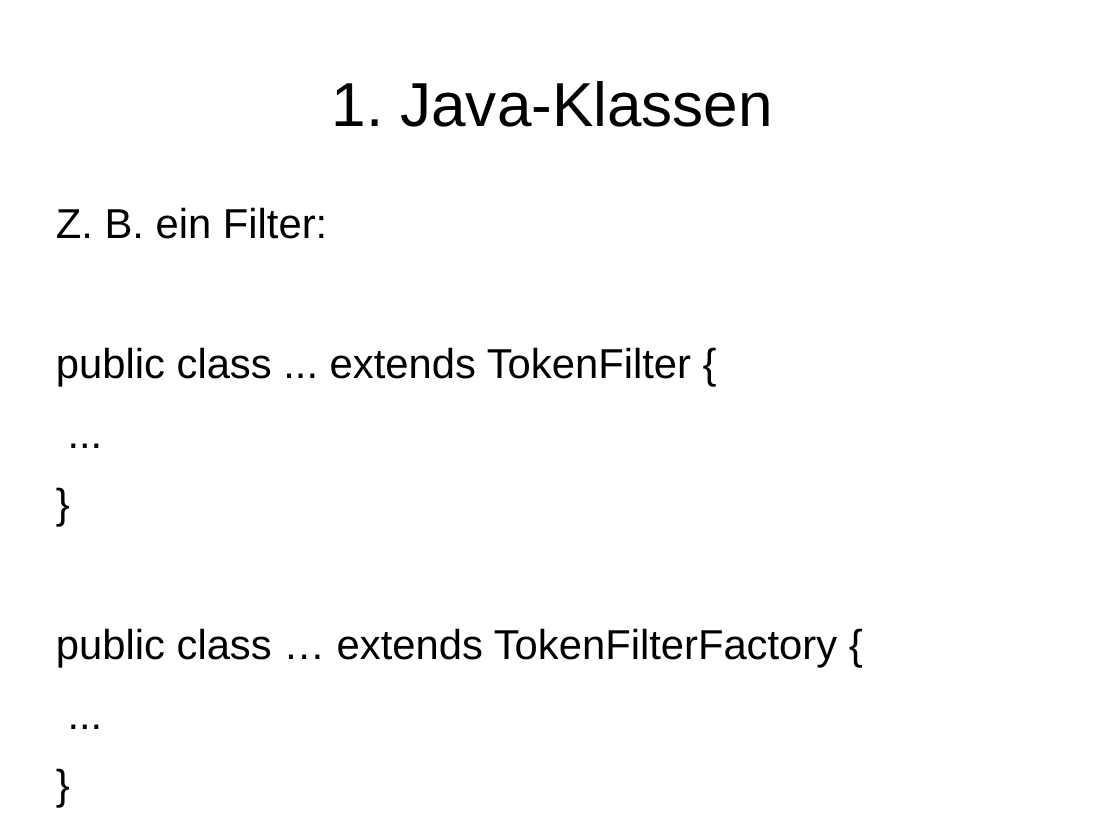
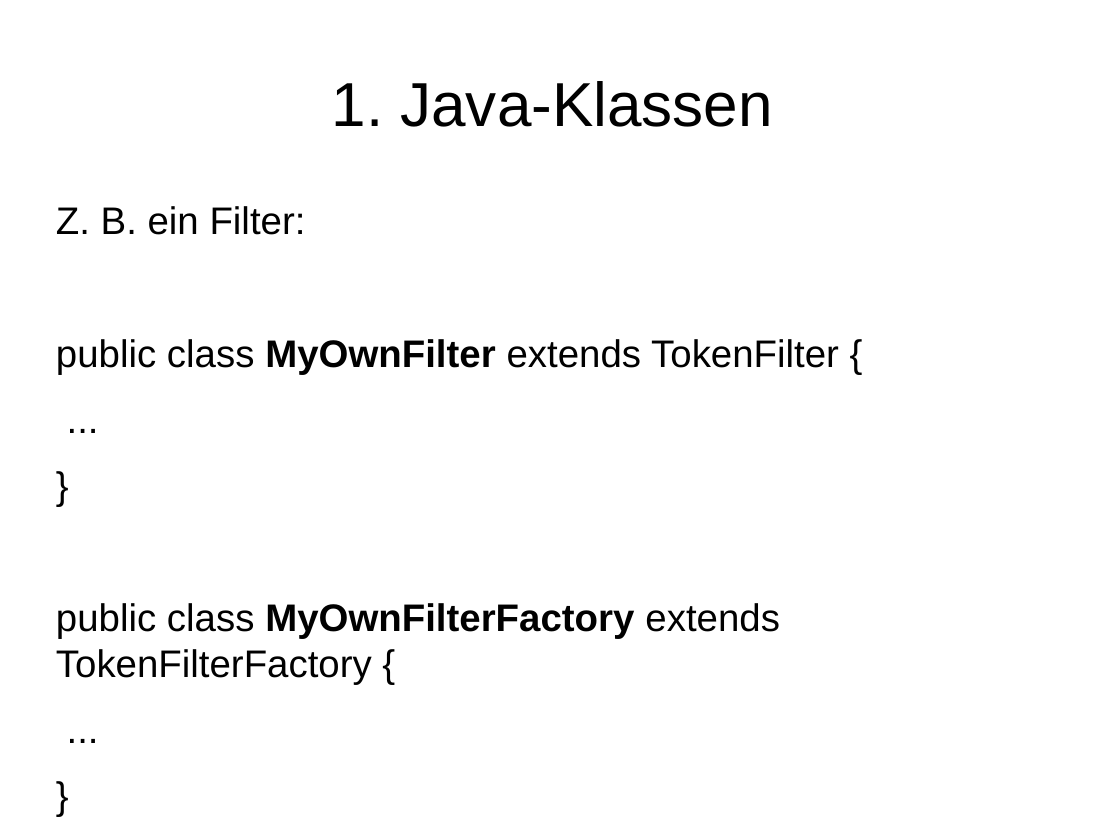
Before and after one commit to subugoe/solr-plugins-starterkit, a slide deck: slide 8 of solr-plugins.odp. Drawn at 1120x840 pixels with LibreOffice and Linux fonts; fonts in the diff are those of the drawing. Boxes give left, top, right and bottom in pixels: in the first picture for what was removed or moved away, otherwise in the second. Text is boxed around its words. In the diff, an @@ line names an element or a change of style, - is before the commit and + after.

Commit message:
Update presentation

```diff
--- a/solr-plugins.odp
+++ b/solr-plugins.odp
@@ text at [56, 206, 306, 235]: size 29.6 to 27.2 pt in "Z. B. ein Filter:", "...", "}", "..." and 1 more places @@
@@ text at [56, 339, 839, 374]: text changed; size 29.6 to 27.2 pt @@
-public class ... extends TokenFilter {
+public class MyOwnFilter extends TokenFilter {
@@ text at [56, 603, 780, 685]: text changed; size 29.6 to 27.2 pt @@
-public class … extends TokenFilterFactory {
+public class MyOwnFilterFactory extends TokenFilterFactory {
```
Also in this commit, not shown: 2 other slides changed.
